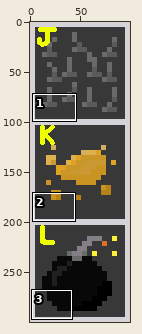
Sprite sheet -- YouveBeenAudited/Content/inventory.png. Above, an overview of the earlier version with the close-up marked.
Close-up. First the earlier version:
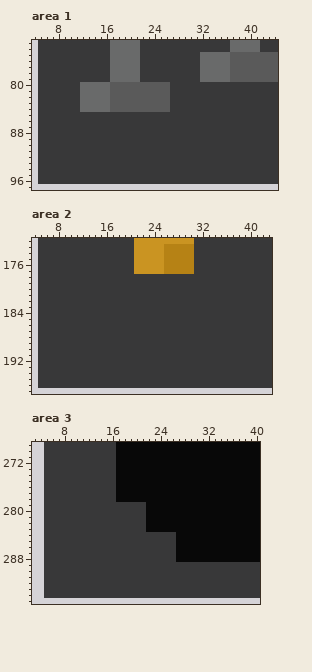
The file is 100x300 pixels. Shown: area 1: x 4..44, y 73..97; area 2: x 4..43, y 172..197; area 3: x 3..40, y 269..295.
The result:
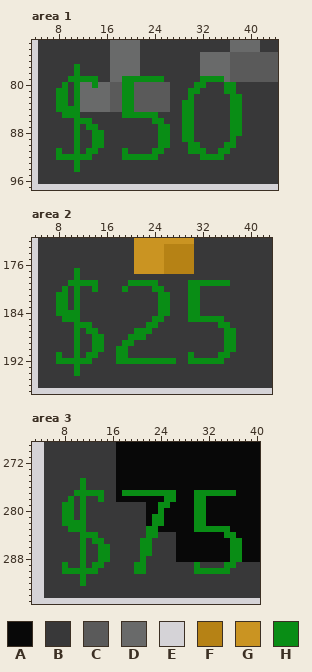
Palette (. is transparent): A #080808  B #383839  C #5a5a5a  D #696a6a  E #d5d3d7  F #b68215  G #ca9422  H #098d15
From old to new:
Changed rows in their new state; - is an unchanged pixel.
Area 1:
first column x 8:
77 ---H---------------------------
78 ---H---------------------------
79 --HHHHH----HHHHHHH------HHHH---
80 -H-H--H----HH----------HH---HH-
81 HH-H-------HH---------HH----HH-
82 HH-H-------HH---------H------HH
83 HH-H-------HH--------HH------HH
84 HHHH-------HH--------HH------HH
85 -HHH-------HHHHHH----HH------HH
86 ---HHH----------HH---HH------HH
87 ---H-HH----------HH--HH------HH
88 ---H--HH---------HH--HH------HH
89 ---H--HH---------HH--HH------H-
90 ---H--HH---------HH---HH----HH-
91 H--H-HH----H----HH----HHH--HH--
92 HHHHHH-----HHHHHH-------HHHH---
93 ---H---------------------------
94 ---H---------------------------
Area 2:
first column x 8:
177 ---H--------------------------
178 ---H--------------------------
179 --HHHHH-----HHHHH-----HHHHHHH-
180 -H-H--H----H----HH----HH------
181 HH-H-------------HH---HH------
182 HH-H-------------HH---HH------
183 HH-H-------------HH---HH------
184 HHHH-------------HH---HH------
185 -HHH------------HH----HHHHHH--
186 ---HHH---------HH----------HH-
187 ---H-HH------HHH------------HH
188 ---H--HH----HHH-------------HH
189 ---H--HH---HH---------------HH
190 ---H--HH--HH----------------HH
191 H--H-HH---HH----------H----HH-
192 HHHHHH----HHHHHHHHHH--HHHHHH--
193 ---H--------------------------
194 ---H--------------------------
Area 3:
first column x 8:
275 ---H--------------------------
276 ---H--------------------------
277 --HHHHH---HHHHHHHHH---HHHHHHH-
278 -H-H--H----------HH---HH------
279 HH-H------------HH----HH------
280 HH-H------------H-----HH------
281 HH-H-----------HH-----HH------
282 HHHH-----------HH-----HH------
283 -HHH----------HH------HHHHHH--
284 ---HHH--------HH-----------HH-
285 ---H-HH------HH-------------HH
286 ---H--HH-----HH-------------HH
287 ---H--HH-----HH-------------HH
288 ---H--HH-----H--------------HH
289 H--H-HH-----HH--------H----HH-
290 HHHHHH------HH--------HHHHHH--
291 ---H--------------------------
292 ---H--------------------------
